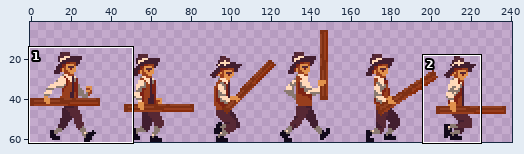
File history of a sprite sheet, AssetJam2018/Assets/Art/GothicVania-town-files/PNG/spritesheets/hat-man-walk_heavy.png. The picture above shows the old version from afar; the outline marks the close-up.
Close-up. As it was:
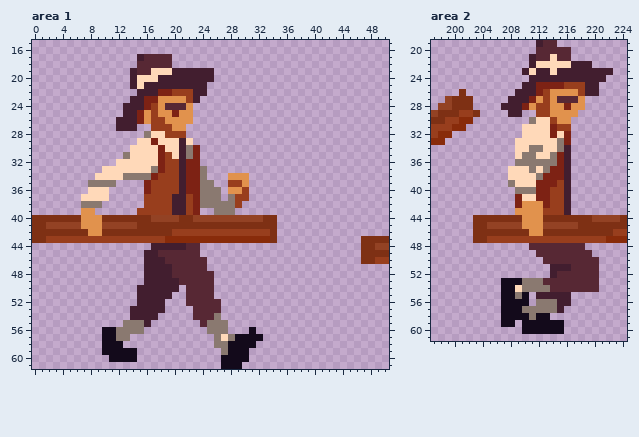
The file is 241x62 pixels. Colours within 5 levels of each other are drawn and written as one. Shown: area 1: x 0..50, y 15..61; area 2: x 197..224, y 19..61. The wide view leaves out empty margins. The commit also changed other parts of the picture, which this record leaves out.
Once edited:
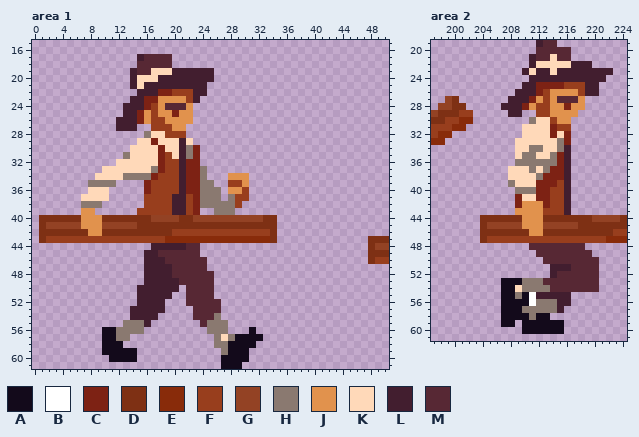
Palette (. is transparent): A #130a1b  B #ffffff  C #7d2214  D #7e3014  E #882b0a  F #983e1d  G #934224  H #8a7970  J #e1924d  K #ffd9b9  L #421e2f  M #572834
Changes in this commit:
Area 1:
y 40..42: x 0 D -> .
y 43: x 0 D -> .; x 47 D -> .
y 44..46: x 47 D -> .
Area 2:
y 26: x 201 D -> .
y 27: x 201..202 DD -> ..
y 28: x 202 D -> .
y 29: x 203 D -> .
y 44..47: x 203 D -> .
y 55..56: x 211 . -> B
Changed places in both close-ups, as pixel boxes (x1, y1, x2, y2):
erased: (32, 215, 39, 243)
erased: (361, 236, 368, 264)
erased: (459, 89, 480, 117)
erased: (473, 215, 480, 243)
added: (529, 292, 536, 306)
